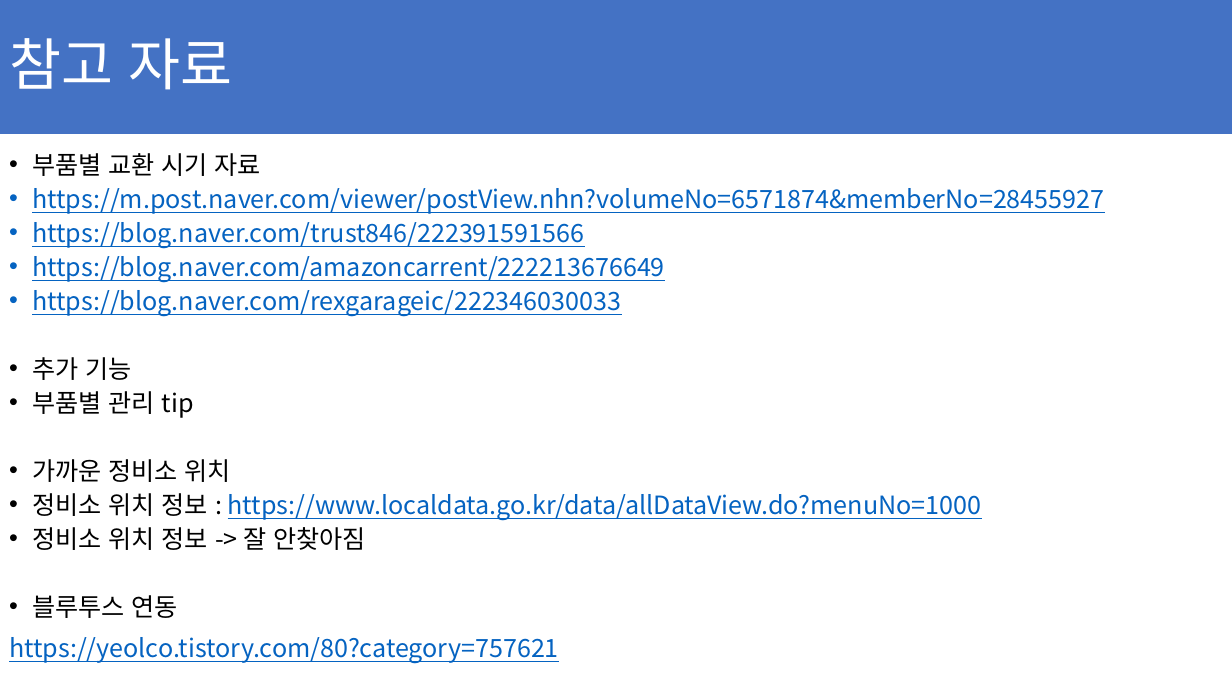
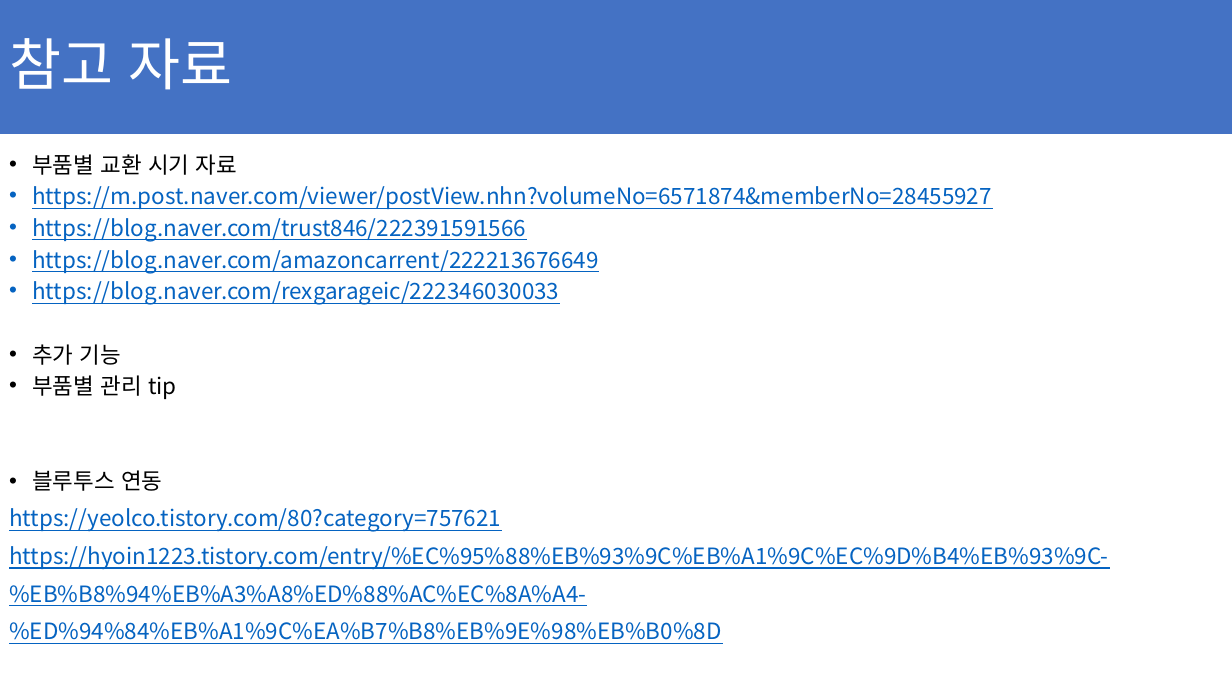
Before and after one commit to ChaeSung-Lee/DJ_InternShip, a slide deck: slide 10 of 2021_Summer/jp.hong/Project_BnC_jph.pptx. Drawn at 1232x693 pixels with LibreOffice and Linux fonts; fonts in the diff are those of the drawing. Boxes give left, top, right and bottom in pixels: in the first picture for what was removed or moved away, otherwise in the second. Text is boxed around its words. In the diff, an @@ line names an element or a change of style, - is before the commit and + after.

```diff
--- a/2021_Summer/jp.hong/Project_BnC_jph.pptx
+++ b/2021_Summer/jp.hong/Project_BnC_jph.pptx
@@ text at (9,154,992,532): size 19.6 to 17.5 pt in "부품별 교환 시기 자료", "https://m.post.naver.com/viewer/postView.nhn?volumeNo=657187 ...", "https://blog.naver.com/trust846/222391591566", "https://blog.naver.com/amazoncarrent/222213676649" and 5 more places @@
@@ text at (32,459,982,550): paragraphs removed @@
-• 가까운 정비소 위치
-• 정비소 위치 정보 : https://www.localdata.go.kr/data/allDataView.do?menuNo=1000
-• 정비소 위치 정보 -> 잘 안찾아짐
@@ text at (9,546,1108,644): paragraph added @@
+https://hyoin1223.tistory.com/entry/%EC%95%88%EB%93%9C%EB%A1%9C%EC%9D%B4%EB%93%9C-%EB%B8%94%EB%A3%A8%ED%88%AC%EC%8A%A4-%ED%94%84%EB%A1%9C%EA%B7%B8%EB%9E%98%EB%B0%8D
```
Also in this commit, not shown: 5 other slides changed, 2 slides added.
